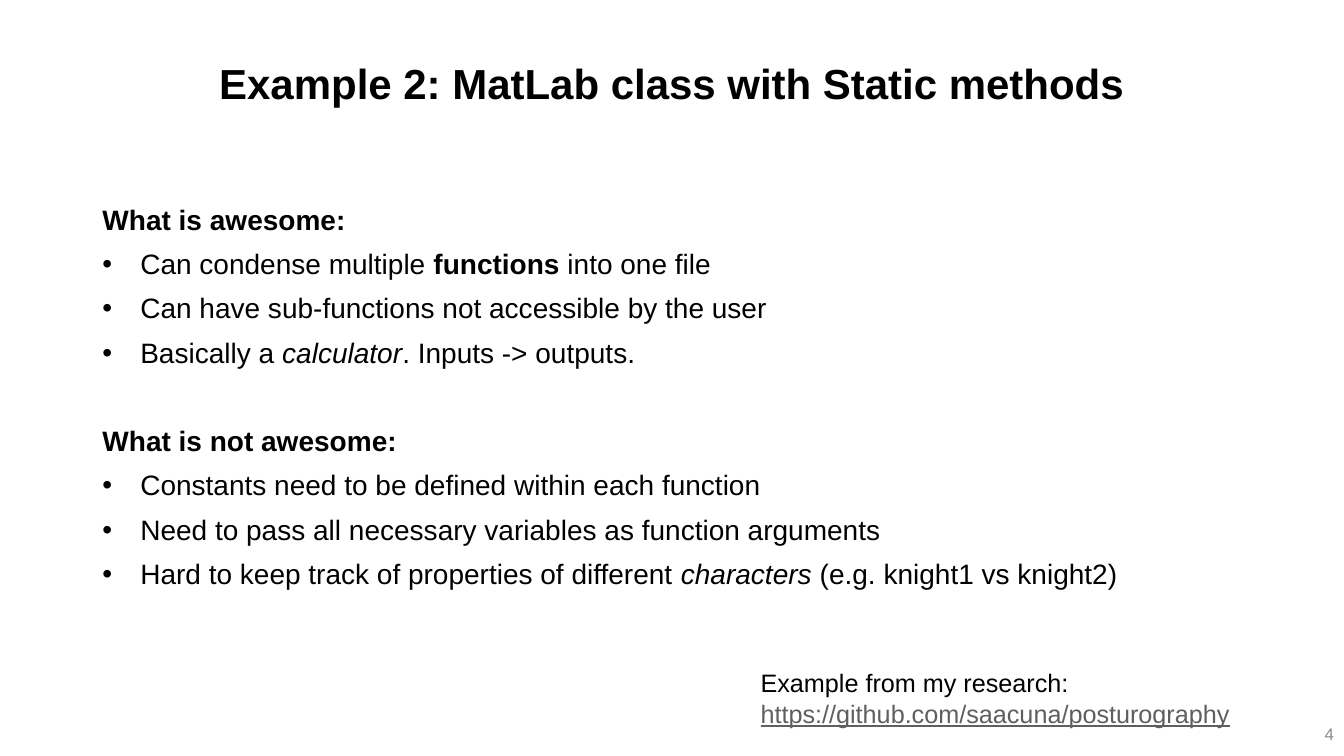
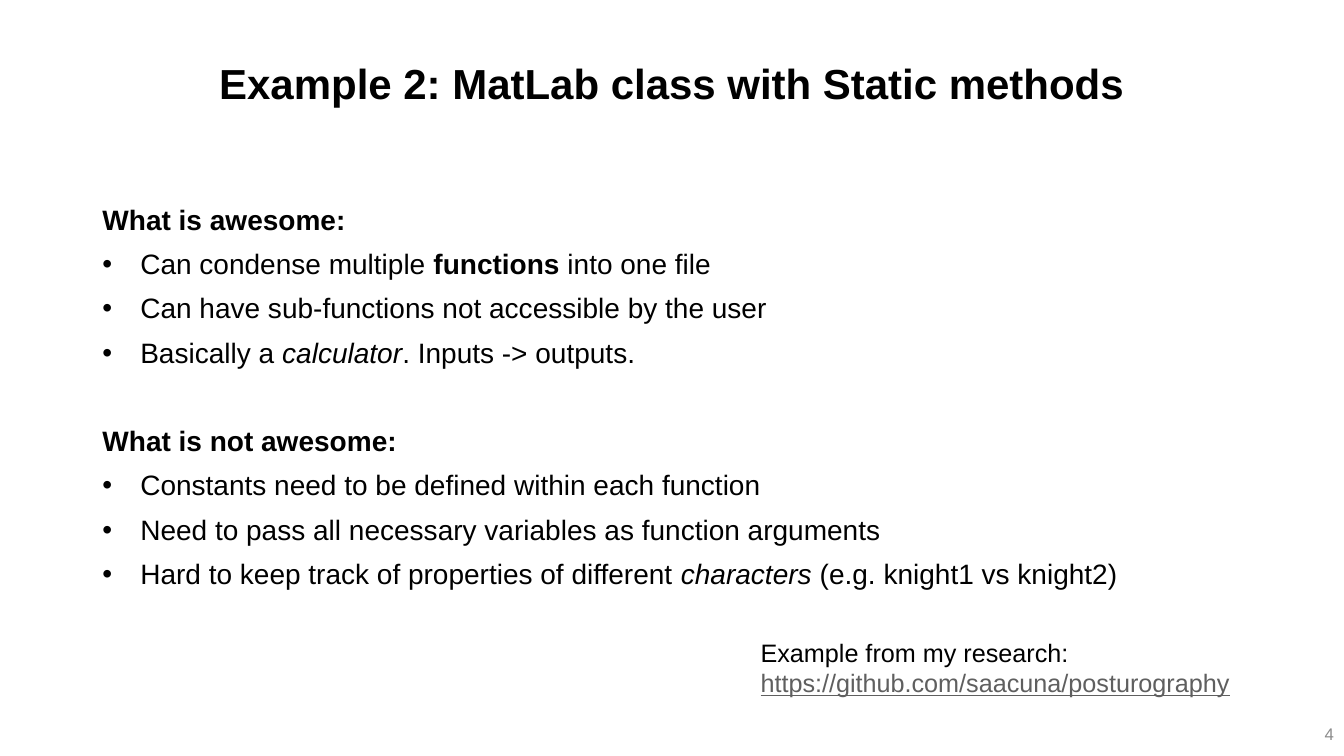
Before and after one commit to j-d-roth/tutorial_matlabClasses, a slide deck: slide 4 of introduction_matlabObjectOrientedProgramming.pptx. Drawn at 1344x756 pixels with LibreOffice and Linux fonts; fonts in the diff are those of the drawing. Boxes give left, top, right and bottom in pixels: in the first picture for what was removed or moved away, otherwise in the second. Text is boxed around its words. In the diff, an @@ line names an element or a change of style, - is before the commit and + after.

```diff
--- a/introduction_matlabObjectOrientedProgramming.pptx
+++ b/introduction_matlabObjectOrientedProgramming.pptx
@@ text "Example from my research:": place and size @@
-text "Example from my research:" at <box>761,673,1230,728</box>
+text "Example from my research:" at <box>761,643,1230,697</box>
```
Also in this commit, not shown: 2 other slides changed.
